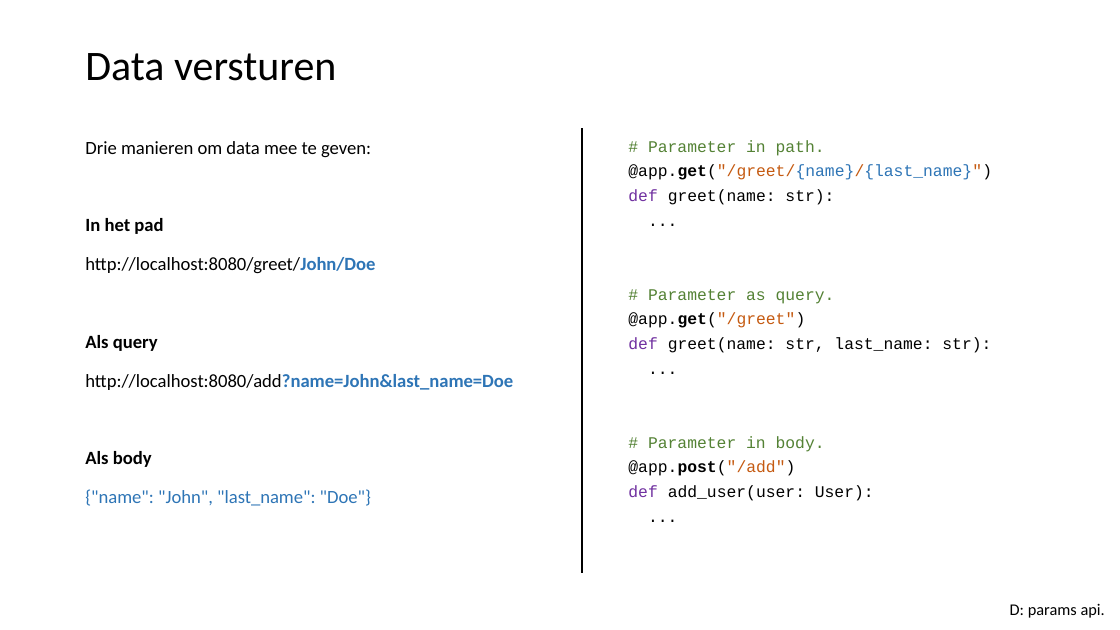
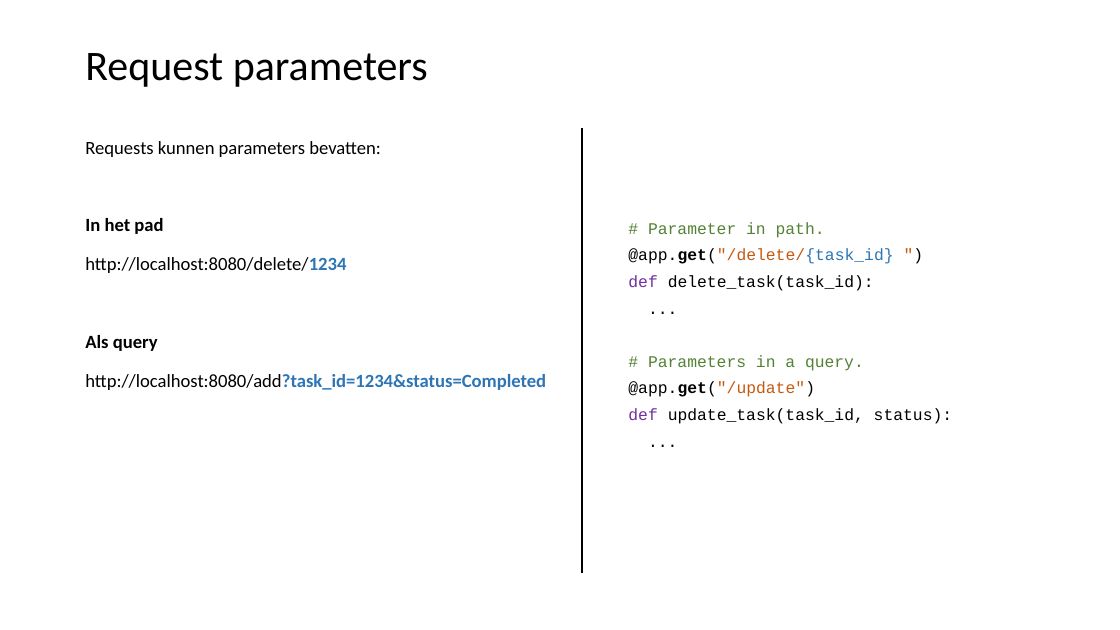
Before and after one commit to LFKoning/knowledge-sharing, a slide deck: slide 22 of python_course_4p/4_api_app/4_api_app.pptx (slide 21 before the commit). Drawn at 1120x630 pixels with LibreOffice and Linux fonts; fonts in the diff are those of the drawing. Boxes give left, top, right and bottom in pixels: in the first picture for what was removed or moved away, otherwise in the second. Text is boxed around its words. In the diff, an @@ line names an element or a change of style, - is before the commit and + after.

```diff
--- a/python_course_4p/4_api_app/4_api_app.pptx
+++ b/python_course_4p/4_api_app/4_api_app.pptx
@@ title at [85, 53, 428, 87]: text changed @@
-Data versturen
+Request parameters
@@ text at [85, 141, 380, 157]: text changed @@
-Drie manieren om data mee te geven:
+Requests kunnen parameters bevatten:
@@ text at [648, 222, 825, 238]: line spacing 0.9 to 1 @@
@@ text at [85, 257, 346, 273]: text changed @@
-http://localhost:8080/greet/John/Doe
+http://localhost:8080/delete/1234
@@ text at [628, 248, 893, 291]: text changed @@
-@app.get("/greet/{name}/{last_name}")
-def greet(name: str):
+@app.get("/delete/{task_id} ")
+def delete_task(task_id):
@@ text at [628, 355, 952, 424]: text changed @@
-# Parameter as query.
-@app.get("/greet")
-def greet(name: str, last_name: str):
+# Parameters in a query.
+@app.get("/update")
+def update_task(task_id, status):
@@ text at [85, 374, 546, 390]: text changed; bold on @@
-http://localhost:8080/add?name=John&last_name=Doe
-Als body
-{"name": "John", "last_name": "Doe"}
+http://localhost:8080/add?task_id=1234&status=Completed
@@ text at [628, 436, 874, 501]: paragraphs removed @@
-# Parameter in body.
-@app.post("/add")
-def add_user(user: User):
-...
@@ text removed at [1010, 603, 1105, 618] @@
-D: params api.
```
Also in this commit, not shown: 14 other slides changed, 12 slides added, 2 slides removed, 16 other files.
